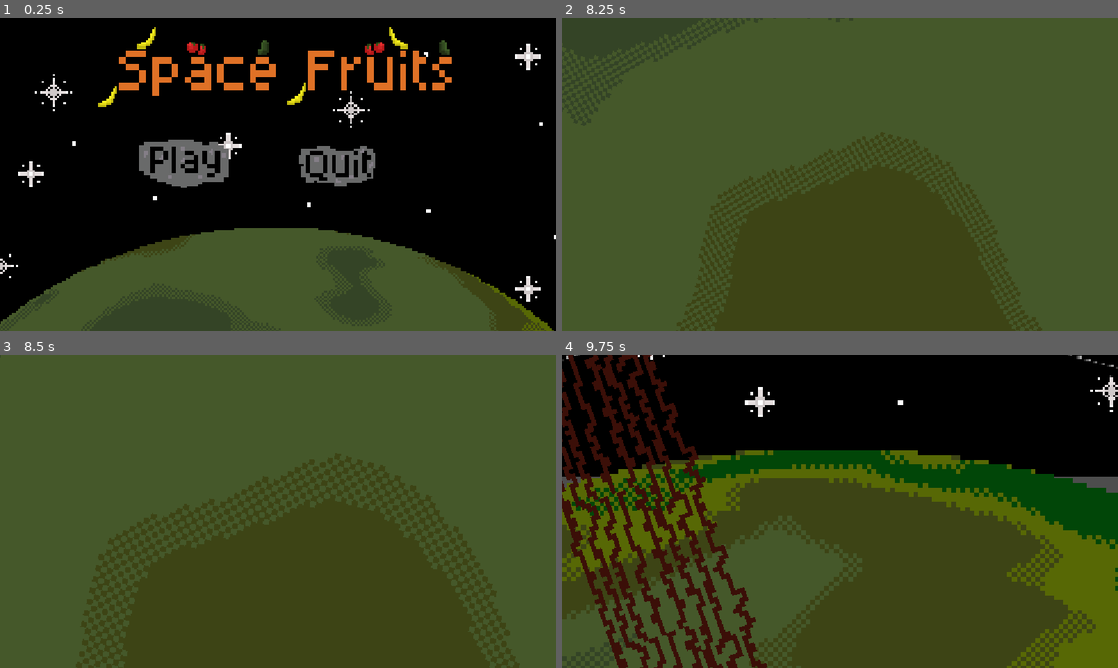
Above: before the commit, frames 1-4 (two rows, left to right).
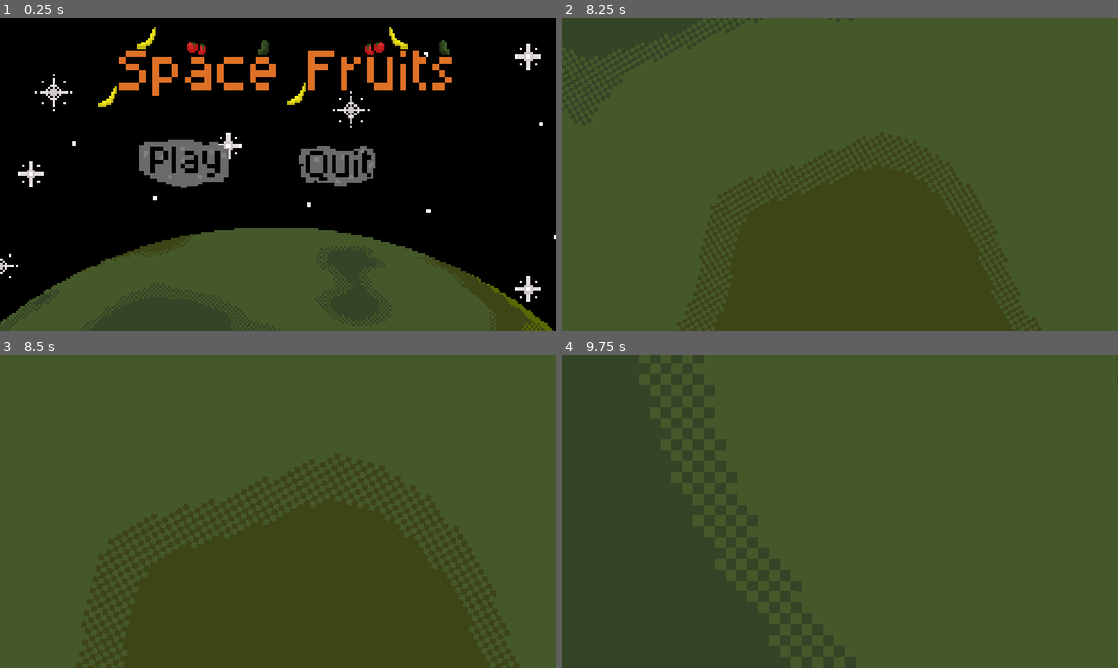
Above: after the commit, the same moments.

Repository: sDANTOSO/whs-overlockers-kiwihacks
Game: Godot game, scene res://Scenes/start.tscn
Two runs of this game, one before a commit and one after it. Both use one fixed random seed, a clock stepped at 60 frames per second and the inputs below. The engine's default icon, where the game draws it, is replaced by a stand-in: a white triangle on a blue panel in a dark square.
Inputs (mouse positions are in pixels of both pictures, inside the frame that each line leads up to):
- Up to frame 1 (0.25 s): no input
- Up to frame 2 (8.25 s): click (745, 183) at 0.5 s; click (751, 177) at 1.25 s; tap Enter (ui_accept) at 2 s; move the mouse to (962, 158) at 2.02 s; hold D (right) 2.03-2.78 s; hold C (checkpoint) 2.03-2.78 s; tap W (jump) at 2.27, 3.02, 4.52, 5.27, 6.02, 7.52 s; move the mouse to (728, 190) at 2.77 s; hold A (left) 2.78-3.53 s; tap C (checkpoint) every 1.5 s from 2.85 to 7.35 s; move the mouse to (895, 105) at 3.52 s; hold C (checkpoint) 3.53-4.28 s; hold D (right) 3.53-5.03 s; move the mouse to (812, 237) at 4.27 s; move the mouse to (1006, 221) at 5.02 s; hold C (checkpoint) 5.03-5.78 s; hold A (left) 5.03-7.28 s; move the mouse to (673, 127) at 5.77 s; move the mouse to (867, 174) at 6.52 s; hold C (checkpoint) 6.53-7.28 s; move the mouse to (756, 96) at 7.27 s; hold D (right) from 7.28 s (still down); move the mouse to (962, 158) at 8.02 s; hold C (checkpoint) from 8.03 s (still down)
- Up to frame 3 (8.5 s): keep holding D (right); keep holding C (checkpoint); tap W (jump) at 8.27 s
- Up to frame 4 (9.75 s): move the mouse to (728, 527) at 8.77 s; release C (checkpoint) at 8.78 s; tap C (checkpoint) at 8.85 s; tap W (jump) at 9.02 s; move the mouse to (895, 442) at 9.52 s; release D (right) at 9.53 s; hold A (left) from 9.53 s (still down); hold C (checkpoint) from 9.53 s (still down)

Frames 1-3 are identical in both runs. In frame 4, 61% of the frame differs, in the area x 0-100%, y 0-100%.

Commit message:
added code

Diff:
--- a/fruity-space/Scenes/test_planet2.tscn
+++ b/fruity-space/Scenes/test_planet2.tscn
@@ -9,6 +9,7 @@
 [ext_resource type="Script" uid="uid://btu1t77ylm0xs" path="res://Scripts/path_follow_2d.gd" id="6_jxygr"]
 [ext_resource type="PackedScene" uid="uid://bnf2da3nf22m0" path="res://Scenes/evil_enemy.tscn" id="7_jtigk"]
 [ext_resource type="PackedScene" uid="uid://cu5jlhwqumt27" path="res://Scenes/platform.tscn" id="8_8xu40"]
+[ext_resource type="Texture2D" uid="uid://dstif3lfqsrpv" path="res://Assets/rocket.png" id="10_cdedg"]
 
 [sub_resource type="CircleShape2D" id="CircleShape2D_cq4jf"]
 radius = 1024.0
@@ -90,6 +91,12 @@
 
 [node name="Marker2D" type="Marker2D" parent="." unique_id=576846059]
 
+[node name="Rocket" type="Sprite2D" parent="." unique_id=437542690]
+position = Vector2(1152, 166.99995)
+rotation = 1.8325958
+scale = Vector2(4.5, 4.5)
+texture = ExtResource("10_cdedg")
+
 [editable path="Camera"]
 [editable path="Sprite2D"]
 [editable path="Player"]
--- a/fruity-space/Scripts/test_planet.gd
+++ b/fruity-space/Scripts/test_planet.gd
@@ -3,6 +3,8 @@
 @export var circle_radius:int = 1024
 @onready var planet_v_2: Sprite2D = $PlanetV2
 @onready var hud: HUD = $Camera/Camera2D/CanvasLayer/HUD
+@onready var platforms: Node2D = $Platforms
+@onready var rocket: Sprite2D = $Rocket
 
 func _ready() -> void:
 	hud.visible = false
@@ -32,6 +34,28 @@
 
 func _process(delta: float) -> void:
 	pass
+
+
+	## on signal
+	## zoom out of planet
+	var tween = create_tween()
+	tween.tween_property(camera_2d, "position", Vector2(600, 1337), 4.0).set_trans(Tween.TRANS_CUBIC)
+	zoom_outend()
+	##hide brown stuff in betwen
+	await get_tree().create_timer(3).timeout
+	platforms.visibility = false
+	##change start
+
+	##rotate of planet
+	planet_v_2.rotation= planet_v_2.rotation+0.0005
+	Globals.planet_rotation =planet_v_2.rotation
+	##rocket instantly shoots off
+
+	## game ends with planet rotating
+
+func zoom_outend() -> void:
+	var tween = create_tween()
+	tween.tween_property(camera_2d, "zoom", Vector2(0.35, 0.35), 4.0).set_trans(Tween.TRANS_CUBIC)
 	##print($PlanetV2.position.x)
 	##print($PlanetV2.position.y)
 	#camera_2d.position.x = 600
Not shown: 2 places in fruity-space/Scenes/start.tscn that only renumber resources
